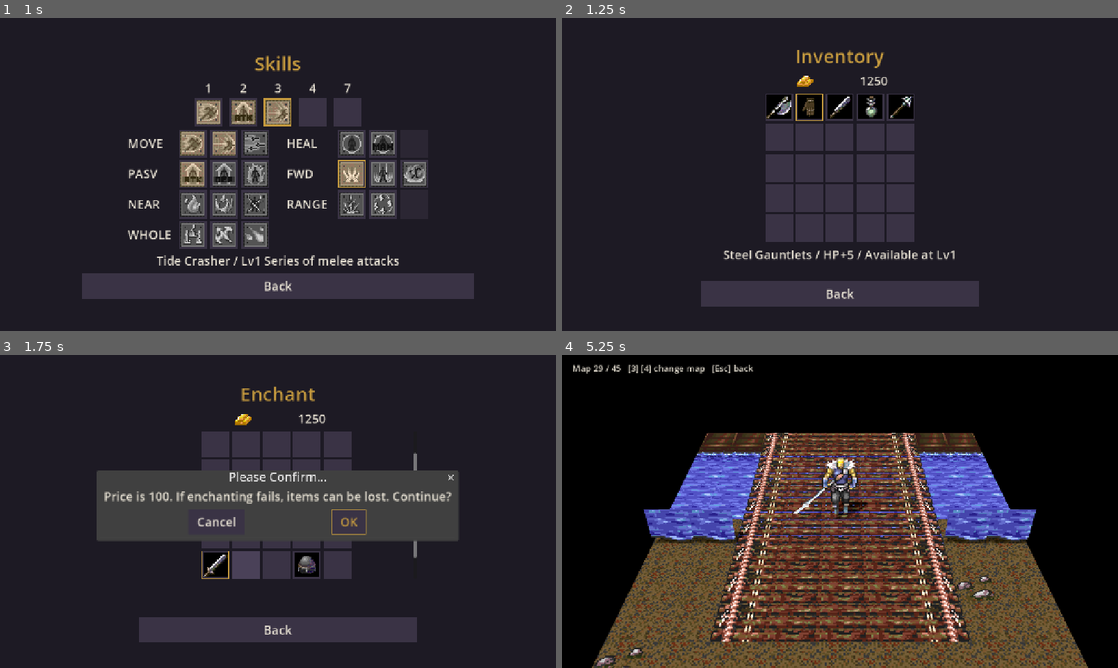
Above: before the commit, frames 1-4 (two rows, left to right).
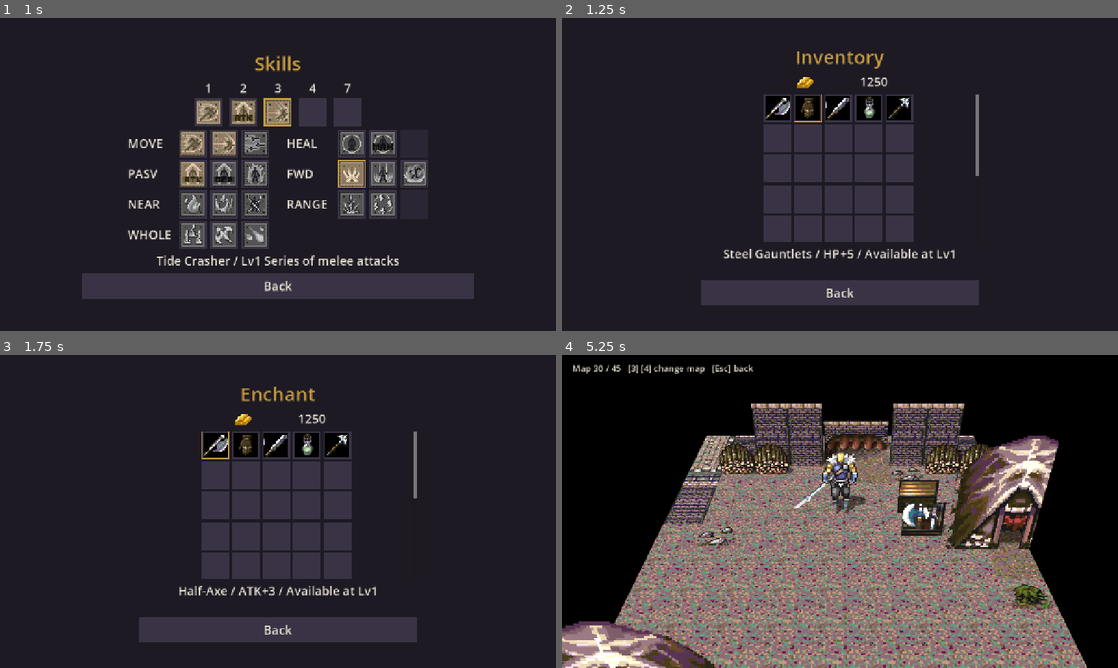
Above: after the commit, the same moments.

Repository: sapega89/Path-Of-A-Warrior
Game: Godot game, scene res://tools/shots.tscn
Two runs of this game, one before a commit and one after it. Both use one fixed random seed, a clock stepped at 60 frames per second and the inputs below. This scene is started directly instead of the project's main scene.
Inputs (mouse positions are in pixels of both pictures, inside the frame that each line leads up to):
- Up to frame 1 (1 s): tap Enter (ui_accept) at 0.5, 0.77 s; move the mouse to (400, 158) at 0.52 s; hold D (move_right) from 0.53 s (still down); hold J (attack) from 0.53 s (still down); click (400, 158) at 0.67 s
- Up to frame 2 (1.25 s): keep holding D (move_right); keep holding J (attack)
- Up to frame 3 (1.75 s): release D (move_right) at 1.25 s; release J (attack) at 1.25 s; drag from (166, 527) to (250, 574) at 1.27 s
- Up to frame 4 (5.25 s): move the mouse to (895, 442) at 2.02 s; hold D (move_right) 2.03-2.75 s; tap 6 (potion_2) at 2.1 s; drag from (812, 574) to (673, 464) at 2.77 s; move the mouse to (1006, 558) at 3.52 s; hold A (move_left) 3.53-4.25 s; tap U at 3.6 s; tap Enter (ui_accept) at 3.77 s; drag from (673, 464) to (756, 433) at 4.27 s; move the mouse to (867, 511) at 5.02 s; hold S (move_down) from 5.03 s (still down); tap O at 5.1 s; click (867, 511) at 5.17 s

Frame 1 is identical in both runs. In frame 2, 4.1% of the frame differs, in the area x 25-75%, y 10-93%; in frame 3, 14%; in frame 4, 56%, in the area x 0-95%, y 3-100%.

Commit message:
Godot: backpack of 45 places (as in pyport BACKPACK_SIZE)
Items.BACKPACK 25 -> 45; Inventory scrolls like the Blacksmith grid. A save
with 25 places loads with 20 empty new ones.

Co-Authored-By: Claude Opus 5.5 <noreply@anthropic.com>
Claude-Session: https://claude.ai/code/session_01Pra1erWg8UTqtk76LxS6ea

Diff:
--- a/godot/client/scripts/core/items.gd
+++ b/godot/client/scripts/core/items.gd
@@ -5,7 +5,7 @@
 
 const DATA_PATH := "res://data/items.json"
 const EQUIPPED := 9
-const BACKPACK := 25
+const BACKPACK := 45  # 25 in the original; more room, as in pyport (BACKPACK_SIZE)
 ## Slot type of a thing -> its place on the Gear page (0 the weapon: both sword types).
 const EQUIP_PLACE := [0, 0, 3, 5, 2, 8, 6, 1, 4, 7]
 ## Things that are used up from the backpack: what each adds to the hero.
--- a/godot/client/scripts/core/profile.gd
+++ b/godot/client/scripts/core/profile.gd
@@ -42,7 +42,7 @@
 var base_attack := BASE_ATTACK
 var base_defense := BASE_DEFENSE
 var equipped: Array = []  # the 9 places of the Gear page, 0 the weapon (Items dictionaries)
-var backpack: Array = []  # the 25 places of the Inventory
+var backpack: Array = []  # the 45 places of the Inventory (an old save of 25 gets 20 empty ones)
 var skill_levels: Array = []
 var hotkeys: Array = [12, 17, 0, 0, 0]
 var quick_slots: Array = [[0, 0], [0, 0], [0, 0], [0, 0], [0, 0]]
--- a/godot/client/scripts/screens/inventory_screen.gd
+++ b/godot/client/scripts/screens/inventory_screen.gd
@@ -1,7 +1,7 @@
 extends Control
-## Inventory: the hero's gold and the 25 places of the backpack. Picking gear wears it (what
-## was worn in its place comes into the backpack instead); a stat item (HP, MP, ATK, DEF up)
-## is used up. Gear above the hero's level cannot be taken. Every change is saved at once.
+## Inventory: the hero's gold and the 45 places of the backpack (it scrolls).
+## Picking gear wears it (what was worn in its place comes into the backpack instead); a stat
+## item (HP, MP, ATK, DEF up) is used up. Gear above the hero's level cannot be taken. Every change is saved at once.
 
 const UiTheme := preload("res://scripts/ui/ui_theme.gd")
 const Profile := preload("res://scripts/core/profile.gd")
@@ -54,9 +54,16 @@
 		b.mouse_entered.connect(func(): _show_info(at))
 		grid.add_child(b)
 		cells.append(b)
+	var scroll := ScrollContainer.new()
+	scroll.name = "Scroll"
+	scroll.custom_minimum_size = Vector2(0, 340)
+	scroll.horizontal_scroll_mode = ScrollContainer.SCROLL_MODE_DISABLED
+	scroll.follow_focus = true
 	var center := CenterContainer.new()
+	center.size_flags_horizontal = Control.SIZE_EXPAND_FILL
 	center.add_child(grid)
-	col.add_child(center)
+	scroll.add_child(center)
+	col.add_child(scroll)
 
 	info = Label.new()
 	info.name = "Info"
--- a/godot/client/tests/test_blacksmith.gd
+++ b/godot/client/tests/test_blacksmith.gd
@@ -110,7 +110,7 @@
 	Router.params = {"profile_path": TEST_PATH, "mode": "enchant"}
 	screen = Shop.new()
 	root.add_child(screen)
-	eq(screen.cells.size(), 34, "the backpack and the Gear page")
+	eq(screen.cells.size(), Items.BACKPACK + Items.EQUIPPED, "the backpack and the Gear page")
 	screen.press_cell(0)
 	eq(screen.asked, 0, "asks first")
 	screen.confirm()
--- a/godot/client/tests/test_items.gd
+++ b/godot/client/tests/test_items.gd
@@ -28,7 +28,7 @@
 	eq(int(p.equipped[0].id), 116, "the claymore in hand")
 	eq(p.weapon_kind(), 1, "its sword type")
 	eq(p.attack(), 6, "5 + 1")
-	eq(p.backpack.size(), 25, "25 places")
+	eq(p.backpack.size(), 45, "45 places")
 
 
 func test_wear_and_take_off() -> void:
@@ -95,3 +95,18 @@
 	eq(int(saved.equipped[3].id), 131, "saved")
 	Router.params = old
 	DirAccess.remove_absolute(ProjectSettings.globalize_path(TEST_PATH))
+
+
+## A save from when the backpack had 25 places: the 20 new ones are empty.
+func test_old_backpack_of_25() -> void:
+	var p := Profile.new()
+	var d: Dictionary = p.to_dict()
+	var old: Array = d.backpack.slice(0, 25)
+	old[24] = Items.make(131, RandomNumberGenerator.new())
+	d.backpack = old
+	var q := Profile.new()
+	q.from_dict(d)
+	eq(q.backpack.size(), Items.BACKPACK, "45 places")
+	eq(int(q.backpack[24].id), 131, "the old last place kept")
+	eq(int(q.backpack[44].id), 0, "the new ones empty")
+	check(q.add_item(Items.make(102, RandomNumberGenerator.new())), "room for more")
--- a/godot/client/tools/shots.gd
+++ b/godot/client/tools/shots.gd
@@ -76,6 +76,9 @@
 	await _frames(2)
 	Router.current.cells[1].grab_focus()
 	await _shot(out, "09_inventory")
+	Router.current.cells[42].grab_focus()
+	await _frames(2)
+	await _shot(out, "09a_inventory_last_rows")
 	# Assign Items: three kinds of potion, the second key on the blue ones.
 	Router.back()
 	hero.quick_slots = [[1, 3], [4, 2], [7, 1], [0, 0], [0, 0]]
